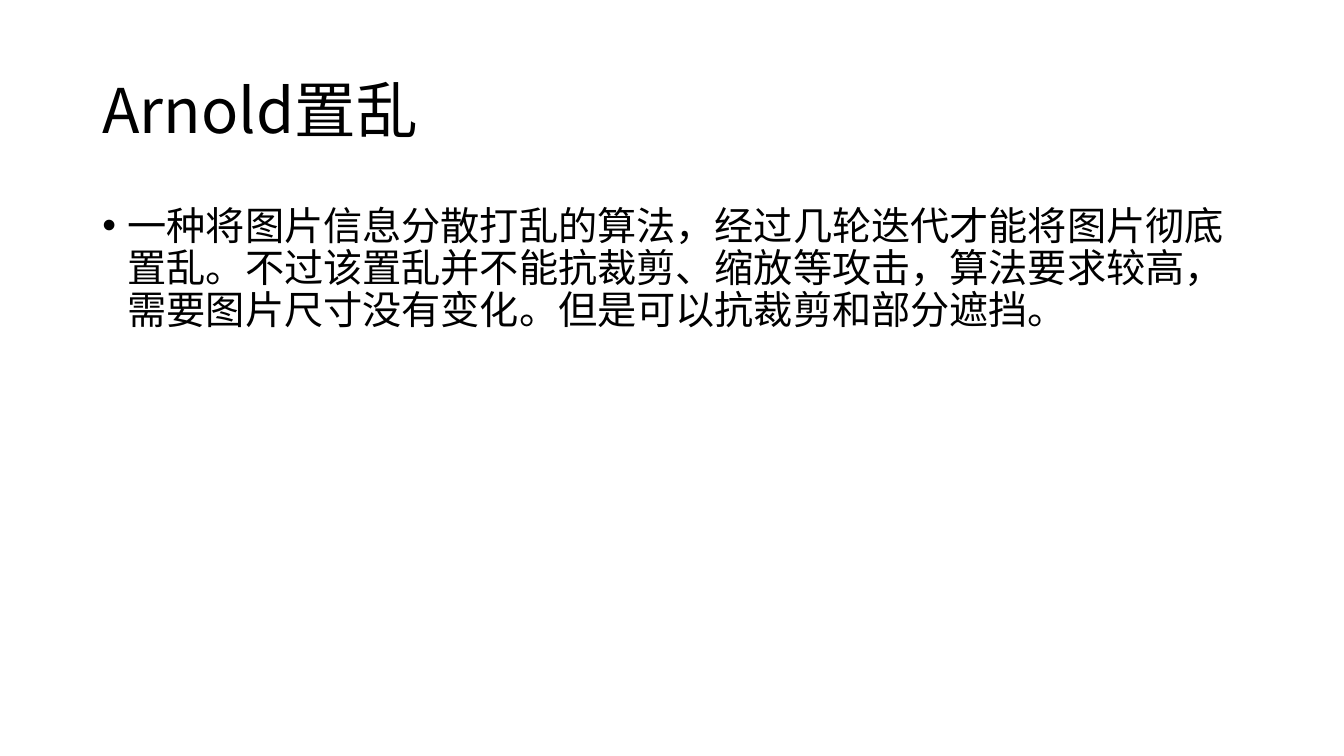
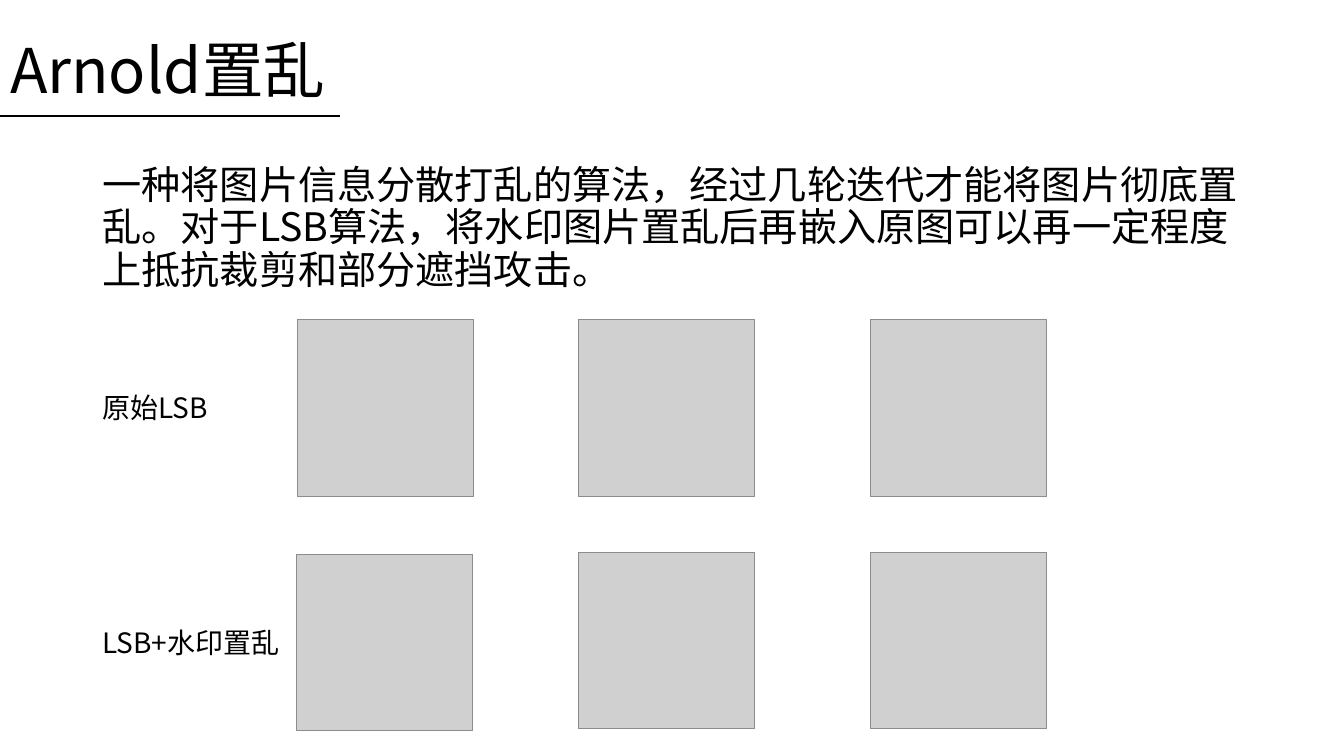
Before and after one commit to haowang-cqu/digital-watermark, a slide deck: slide 8 of doc/数字水印.pptx. Drawn at 1344x756 pixels with LibreOffice and Linux fonts; fonts in the diff are those of the drawing; grey boxes stand for pictures. Boxes give left, top, right and bottom in pixels: in the first picture for what was removed or moved away, otherwise in the second. Text is boxed around its words. In the diff, an @@ line names an element or a change of style, - is before the commit and + after.

```diff
--- a/doc/数字水印.pptx
+++ b/doc/数字水印.pptx
@@ title "Arnold置乱": place and size @@
-title "Arnold置乱" at bbox=[102, 82, 417, 137]
+title "Arnold置乱" at bbox=[10, 42, 325, 97]
@@ line added from (0, 116) to (341, 116), #000000 1.5 pt @@
@@ text at bbox=[102, 165, 1237, 288]: text changed @@
-• 一种将图片信息分散打乱的算法，经过几轮迭代才能将图片彻底置乱。不过该置乱并不能抗裁剪、缩放等攻击，算法要求较高，需要图片尺寸没有变化。但是可以抗裁剪和部分遮挡。
+一种将图片信息分散打乱的算法，经过几轮迭代才能将图片彻底置乱。对于LSB算法，将水印图片置乱后再嵌入原图可以再一定程度上抵抗裁剪和部分遮挡攻击。
@@ picture added at bbox=[297, 320, 474, 496] @@
@@ picture added at bbox=[579, 320, 755, 496] @@
@@ picture added at bbox=[871, 320, 1048, 496] @@
@@ text added at bbox=[102, 394, 208, 421], 20 pt, text #000000 @@
+原始LSB
@@ picture added at bbox=[296, 555, 473, 731] @@
@@ picture added at bbox=[579, 553, 755, 729] @@
@@ picture added at bbox=[871, 553, 1048, 729] @@
@@ text added at bbox=[102, 629, 279, 656], 20 pt, text #000000 @@
+LSB+水印置乱
```
Also in this commit, not shown: 10 other slides changed, 1 slide removed.
